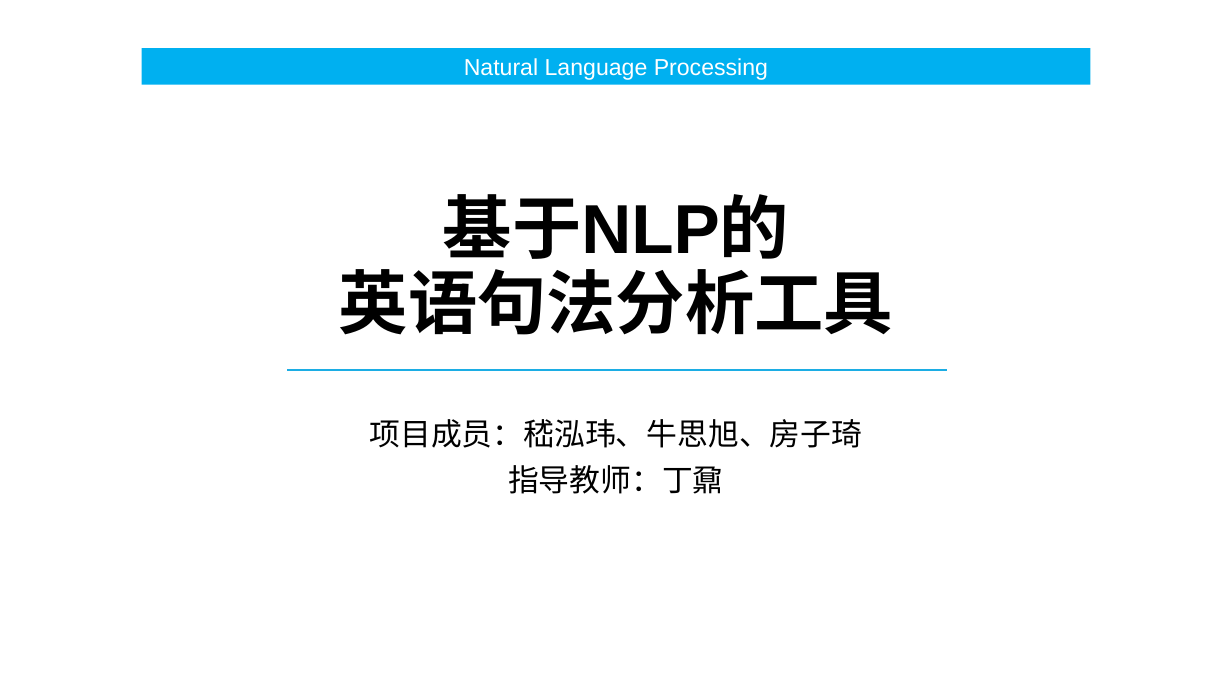
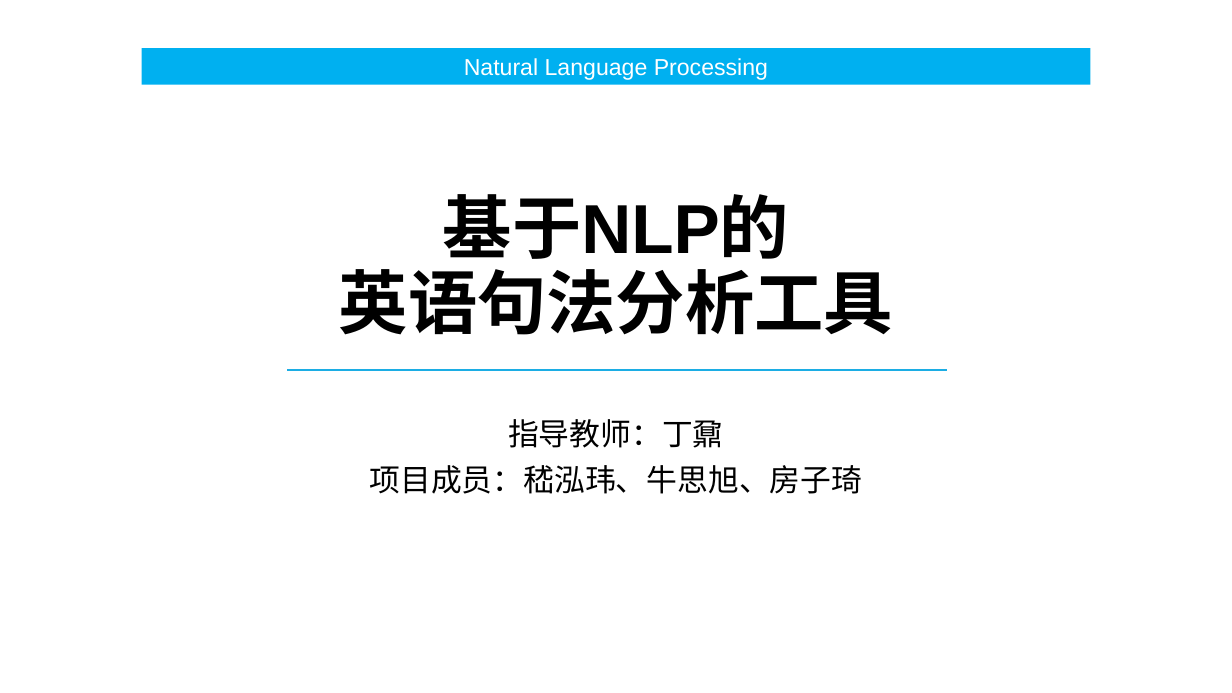
Before and after one commit to SRTPnsxjhw/SRTP, a slide deck: slide 1 of Notes_JHW/中期.pptx. Drawn at 1232x693 pixels with LibreOffice and Linux fonts; fonts in the diff are those of the drawing. Boxes give left, top, right and bottom in pixels: in the first picture for what was removed or moved away, otherwise in the second. Text is boxed around its words. In the diff, an @@ line names an element or a change of style, - is before the commit and + after.

```diff
--- a/Notes_JHW/中期.pptx
+++ b/Notes_JHW/中期.pptx
@@ subtitle at (508,419,724,448): paragraph added @@
+指导教师：丁鼐
@@ subtitle at (508,465,724,494): paragraph removed @@
-指导教师：丁鼐
```
Also in this commit, not shown: 1 other slide changed, 4 slides added, 26 slides removed, 2 other files.
